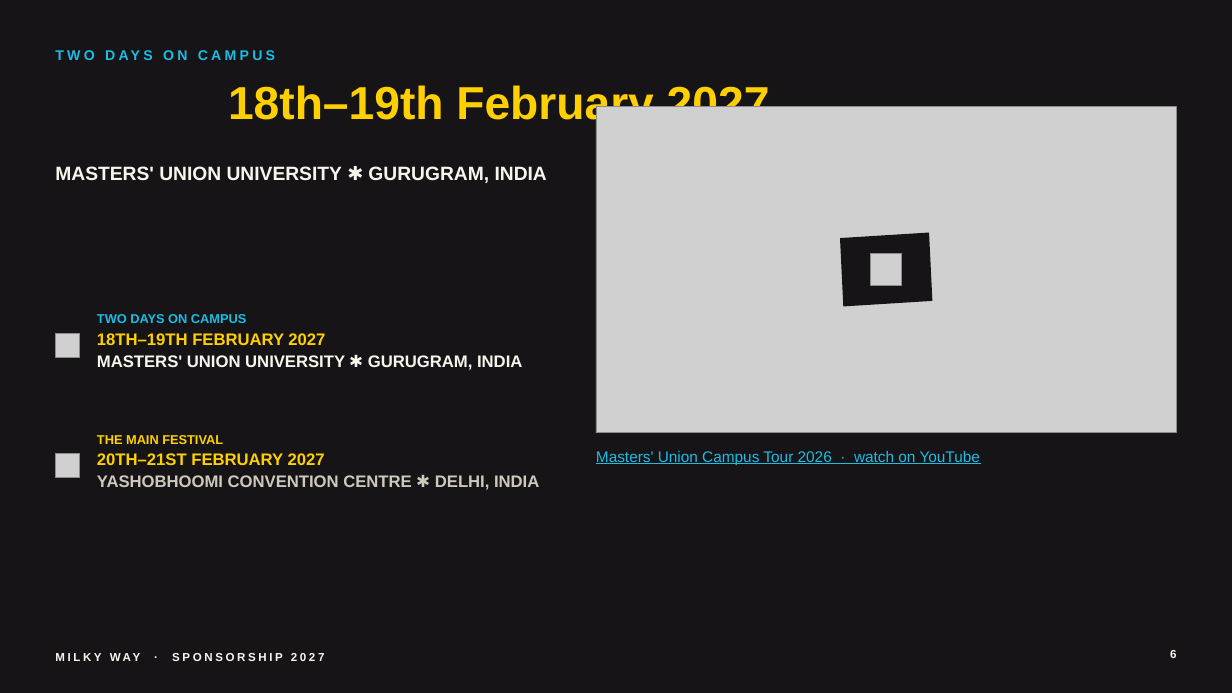
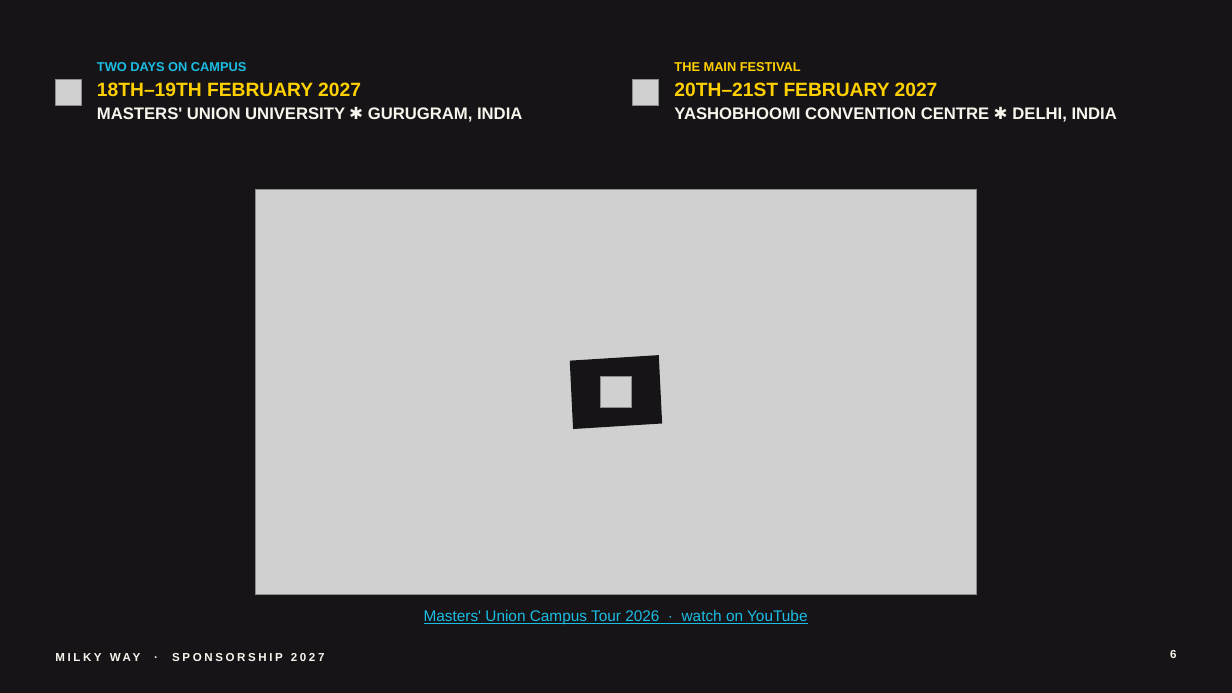
Before and after one commit to adityamittal2103/milkywayspons, a slide deck: slide 6 of deck/Milky-Way-Sponsorship-2027.pptx. Drawn at 1232x693 pixels with LibreOffice and Linux fonts; fonts in the diff are those of the drawing; grey boxes stand for pictures. Boxes give left, top, right and bottom in pixels: in the first picture for what was removed or moved away, otherwise in the second. Text is boxed around its words. In the diff, an @@ line names an element or a change of style, - is before the commit and + after.

```diff
--- a/deck/Milky-Way-Sponsorship-2027.pptx
+++ b/deck/Milky-Way-Sponsorship-2027.pptx
@@ text "TWO DAYS ON CAMPUS": place and size @@
-text "TWO DAYS ON CAMPUS" at bbox=[55, 46, 887, 74]
+text "TWO DAYS ON CAMPUS" at bbox=[97, 62, 522, 122]
@@ text "THE MAIN FESTIVAL": place and size @@
-text "THE MAIN FESTIVAL" at bbox=[97, 435, 539, 490]
+text "THE MAIN FESTIVAL" at bbox=[674, 62, 1117, 122]
@@ text "THE MAIN FESTIVAL" at bbox=[674, 62, 1117, 122]: size 13 to 15 pt in "20TH–21ST FEBRUARY 2027"; text colour #CFC9BC to #F8F5ED in "YASHOBHOOMI CONVENTION CENTRE ✱ DELHI, INDIA"; line spacing 1.1 to 1.12 @@
@@ picture: place and size @@
-picture at bbox=[55, 334, 79, 358]
+picture at bbox=[55, 79, 81, 105]
@@ text at bbox=[97, 82, 522, 122]: paragraphs added @@
+18TH–19TH FEBRUARY 2027
+MASTERS' UNION UNIVERSITY ✱ GURUGRAM, INDIA
@@ text at bbox=[97, 62, 246, 71]: size 11 to 10 pt, letter spacing 2.5 to 0 pt in "TWO DAYS ON CAMPUS"; line spacing 1 to 1.12 @@
@@ title removed at bbox=[228, 83, 770, 129] @@
-18th–19th February 2027
@@ picture: place and size @@
-picture at bbox=[55, 454, 79, 478]
+picture at bbox=[633, 79, 659, 105]
@@ text removed at bbox=[55, 166, 547, 183] @@
-MASTERS' UNION UNIVERSITY ✱ GURUGRAM, INDIA
@@ picture: place and size @@
-picture at bbox=[596, 106, 1177, 433]
+picture at bbox=[256, 189, 977, 595]
@@ text removed at bbox=[97, 314, 522, 370] @@
-TWO DAYS ON CAMPUS
-18TH–19TH FEBRUARY 2027
-MASTERS' UNION UNIVERSITY ✱ GURUGRAM, INDIA
@@ freeform shape: place and size @@
-freeform shape at bbox=[840, 233, 933, 307]
+freeform shape at bbox=[570, 355, 663, 429]
@@ picture: place and size @@
-picture at bbox=[871, 254, 902, 286]
+picture at bbox=[601, 376, 632, 408]
@@ text "Masters' Union Campus Tour 2026 ...": place and size @@
-text "Masters' Union Campus Tour 2026 ..." at bbox=[596, 451, 980, 465]
+text "Masters' Union Campus Tour 2026 ..." at bbox=[424, 610, 807, 624]
@@ text "Masters' Union Campus Tour 2026 ..." at bbox=[424, 610, 807, 624]: alignment left to centre @@
```
Also in this commit, not shown: 14 other slides changed, 16 other files.
